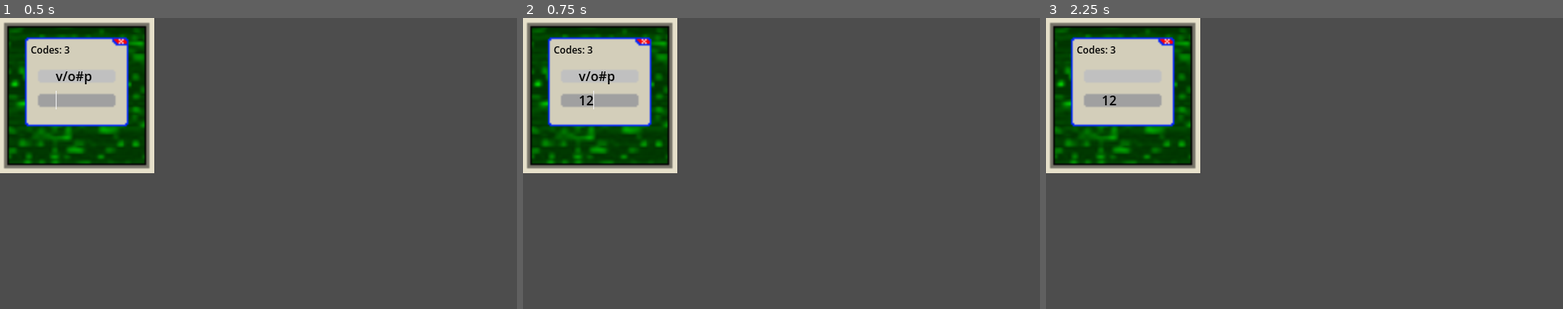
Above: before the commit, frames 1-3 (left to right).
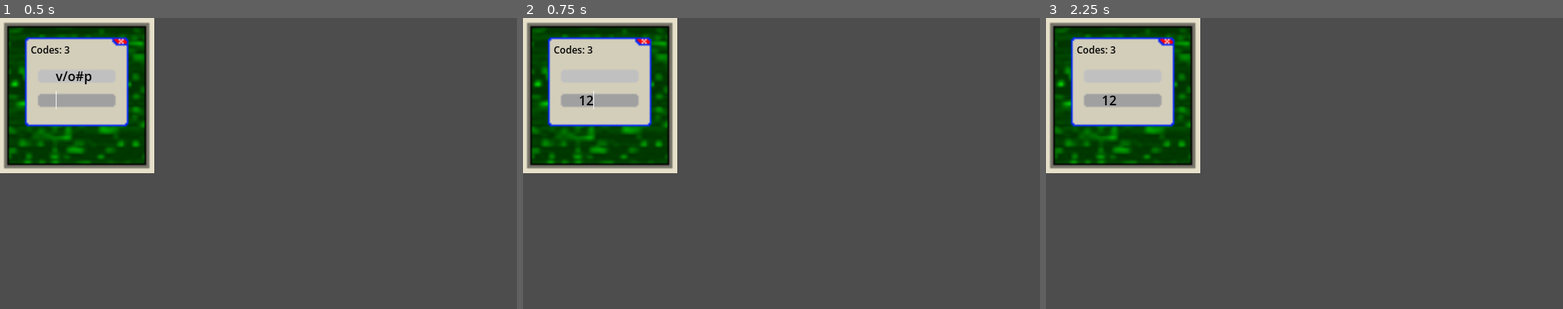
Above: after the commit, the same moments.

Repository: RedBlueCarrots/GMTK-2026
Game: Godot game, scene res://Scenes/launch_codes_minigame.tscn
Two runs of this game, one before a commit and one after it. Both use one fixed random seed, a clock stepped at 60 frames per second and the inputs below. This scene is started directly instead of the project's main scene.
Inputs (mouse positions are in pixels of both pictures, inside the frame that each line leads up to):
- Up to frame 1 (0.5 s): no input
- Up to frame 2 (0.75 s): click (605, 99) at 0.52 s; type "12" at 0.6 s
- Up to frame 3 (2.25 s): tap Enter at 1.25 s; move the mouse to (1418, 148) at 1.27 s; click (1418, 148) at 1.42 s; tap Space at 2 s; move the mouse to (1201, 178) at 2.02 s; click (1201, 178) at 2.17 s

Frame 1 is identical in both runs. In frame 2, 0.1% of the frame differs, in the area x 10-18%, y 18-23%; in frame 3, nothing differs.

Commit message:
good to go

Diff:
--- a/Scripts/launch_codes_minigame.gd
+++ b/Scripts/launch_codes_minigame.gd
@@ -21,6 +21,7 @@
 	pass
 
 func _on_input_text_changed(new_text: String) -> void:
+	$code.visible = new_text==""
 	if len(%input.text) >= code_length:
 		if %input.text == code:
 			codes_remaining -= 1
@@ -42,7 +43,6 @@
 	code = _generate_code()
 	%code.text = code
 	%code.show()
-	%Timer.start()
 
 func update_remaining():
 	%remaining.text = "Codes: " + str(codes_remaining)
@@ -61,4 +61,5 @@
 
 
 func _on_timer_timeout() -> void:
-	%code.hide()
+	#%code.hide()
+	pass
